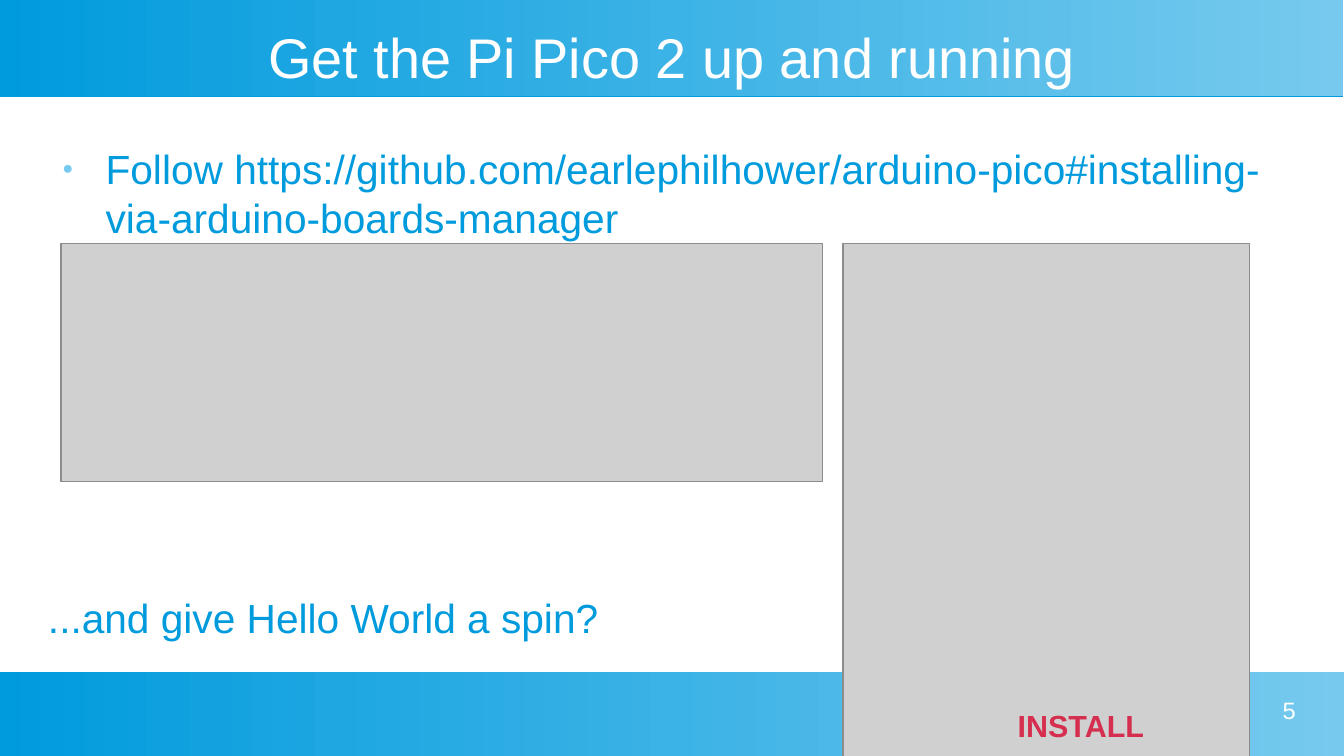
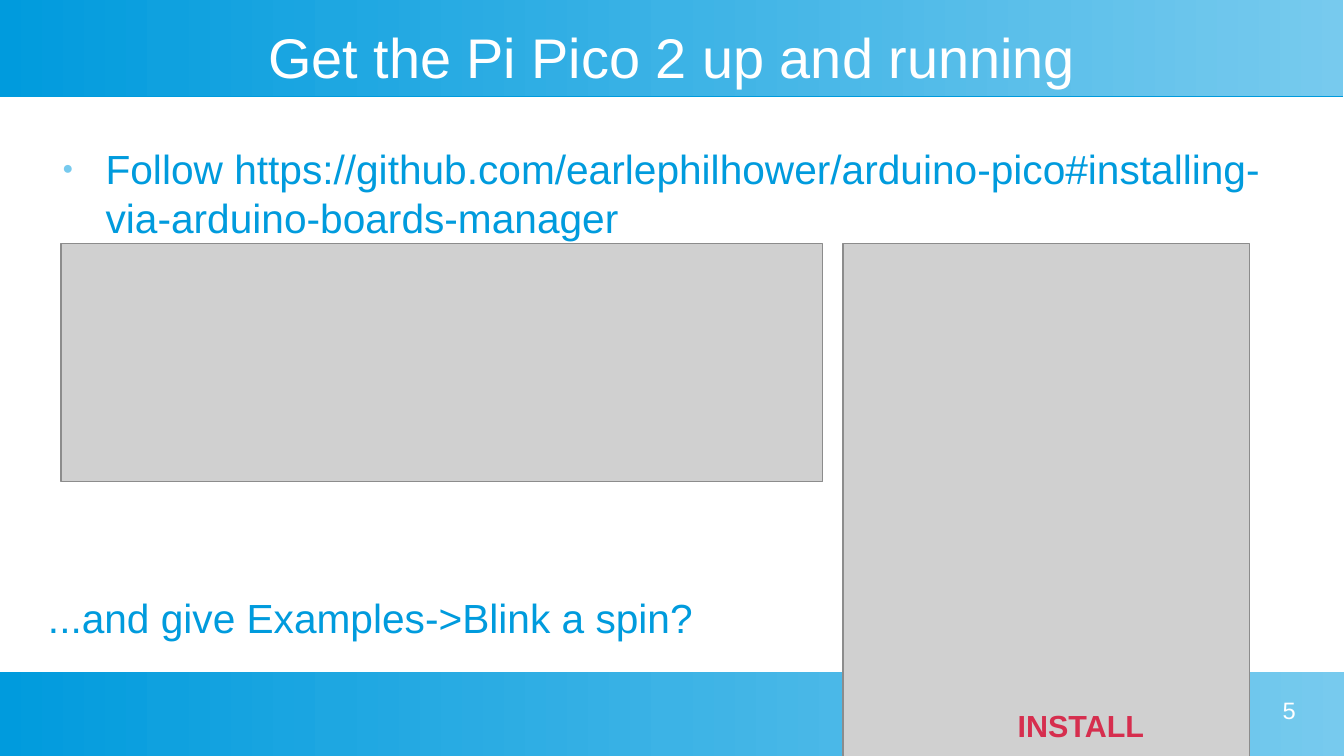
Before and after one commit to cristianpandele/MEML, a slide deck: slide 5 of doc/lecturenotes.odp. Drawn at 1344x756 pixels with LibreOffice and Linux fonts; fonts in the diff are those of the drawing; grey boxes stand for pictures. Boxes give left, top, right and bottom in pixels: in the first picture for what was removed or moved away, otherwise in the second. Text is boxed around its words. In the diff, an @@ line names an element or a change of style, - is before the commit and + after.

```diff
--- a/doc/lecturenotes.odp
+++ b/doc/lecturenotes.odp
@@ text at box(48, 603, 693, 641): text changed @@
-...and give Hello World a spin?
+...and give Examples->Blink a spin?
```
